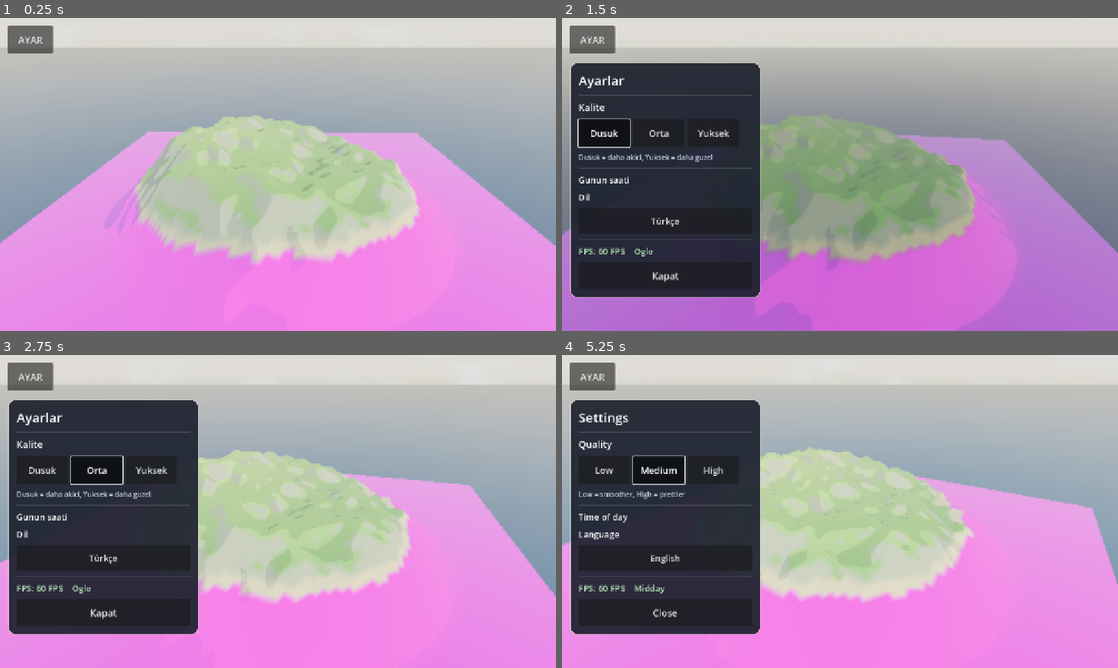
Above: before the commit, frames 1-4 (two rows, left to right).
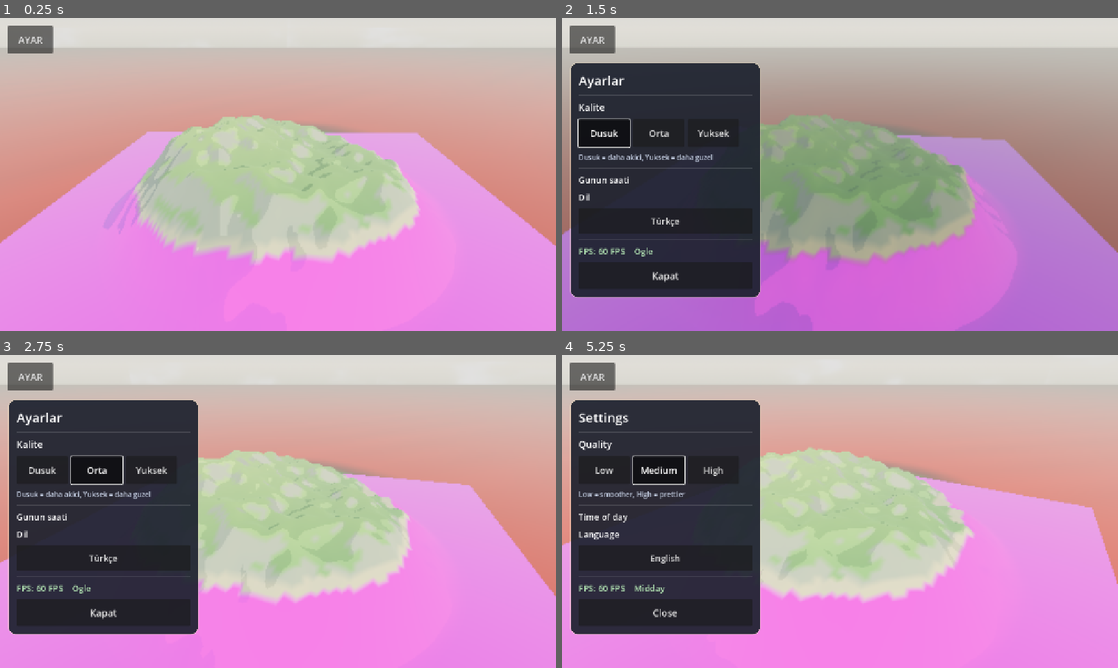
Above: after the commit, the same moments.

Repository: eraslan19j/game
Game: Godot game, scene res://scenes/world/world.tscn
Same seed, same stepped clock (60 frames per second), same inputs: the game is played once before the commit and once after it.
Inputs:
- Up to frame 1 (0.25 s): no input
- Up to frame 2 (1.5 s): click "AYAR" at 0.5 s; click "Dusuk" at 1.25 s
- Up to frame 3 (2.75 s): click "Orta" at 2 s
- Up to frame 4 (5.25 s): click "Yuksek" at 2.75 s; click "Türkçe" at 3.5 s; click "Low" at 4.25 s; click "Medium" at 5 s

The runs differ from the first frame. In frame 1, 28% of the frame differs, in the area x 0-100%, y 15-73%; in frame 2, 7.5%; in frame 3, 17%; in frame 4, 17%.

Commit message:
DEBUG: derinlik ve arazi yuksekligini renge kodla, doku icerigini logla
Co-authored-by: arena-agent <297053741+arena-agent@users.noreply.github.com>

Diff:
--- a/scripts/world/water.gd
+++ b/scripts/world/water.gd
@@ -35,6 +35,23 @@
 		return
 	if terrain_height_texture != null:
 		_material.set_shader_parameter("terrain_height", terrain_height_texture)
+	# Doku iceriginin gercekten dogru oldugunu CPU tarafinda dogrula.
+	if terrain_height_texture != null:
+		var img := terrain_height_texture.get_image()
+		if img != null:
+			var lo := 1.0
+			var hi := 0.0
+			var sum := 0.0
+			var cnt := 0
+			for y in range(0, img.get_height(), 8):
+				for x in range(0, img.get_width(), 8):
+					var v := img.get_pixel(x, y).r
+					lo = minf(lo, v)
+					hi = maxf(hi, v)
+					sum += v
+					cnt += 1
+			print("[Water] doku icerik: min=%.3f max=%.3f ort=%.3f  height_min=%.1f height_max=%.1f" % [
+				lo, hi, sum / maxf(float(cnt), 1.0), h_min, h_max])
 	print("[Water] doku=%s arazi=%.1f m  dalga=%.2f  yuzey=%.0f m  bolum=%d"
 		% ["var" if terrain_height_texture != null else "YOK", terrain_size,
 		wave_strength, size, subdivisions])
--- a/shaders/water.gdshader
+++ b/shaders/water.gdshader
@@ -57,11 +57,11 @@
 	float foam = 1.0 - smoothstep(0.0, 0.22, depth);
 	col = mix(col, foam_color.rgb, foam * 0.7);
 
-	ALBEDO = col * 0.96;
+	ALBEDO = vec3(clamp(depth / 20.0, 0.0, 1.0), clamp(th / 20.0 + 0.5, 0.0, 1.0), 0.0);
 	ROUGHNESS = 0.52;
 	METALLIC = 0.0;
 	SPECULAR = 0.04;
-	ALPHA = mix(alpha_shallow, alpha_deep, deep_mix) + foam * 0.15;
+	ALPHA = 1.0;
 	ALPHA = clamp(ALPHA, 0.0, 1.0);
 
 	// Hafif isilti (gunes parlamasi) icin normali kullaniyoruz; ekstra efekt yok.
Binary file changed: ci_screenshot_preview.png
